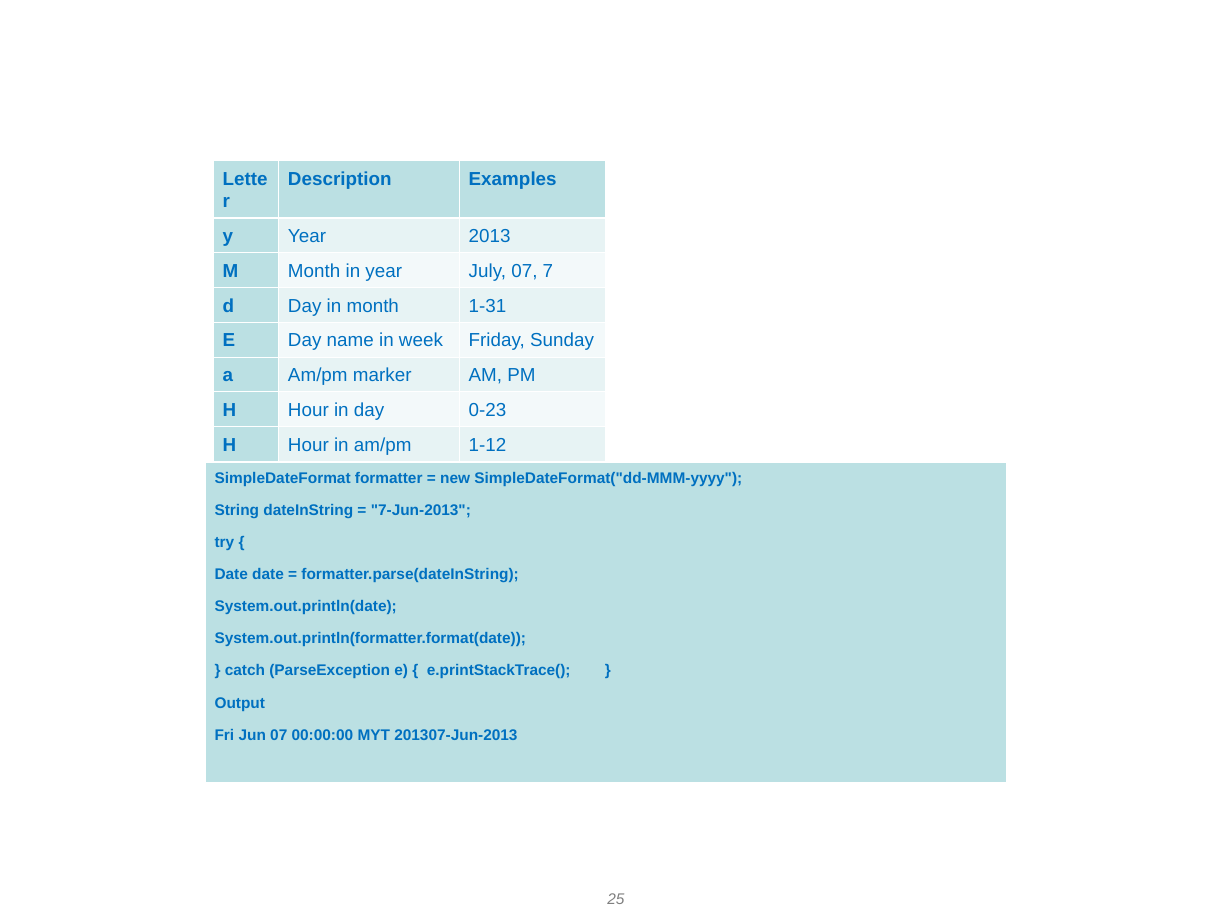
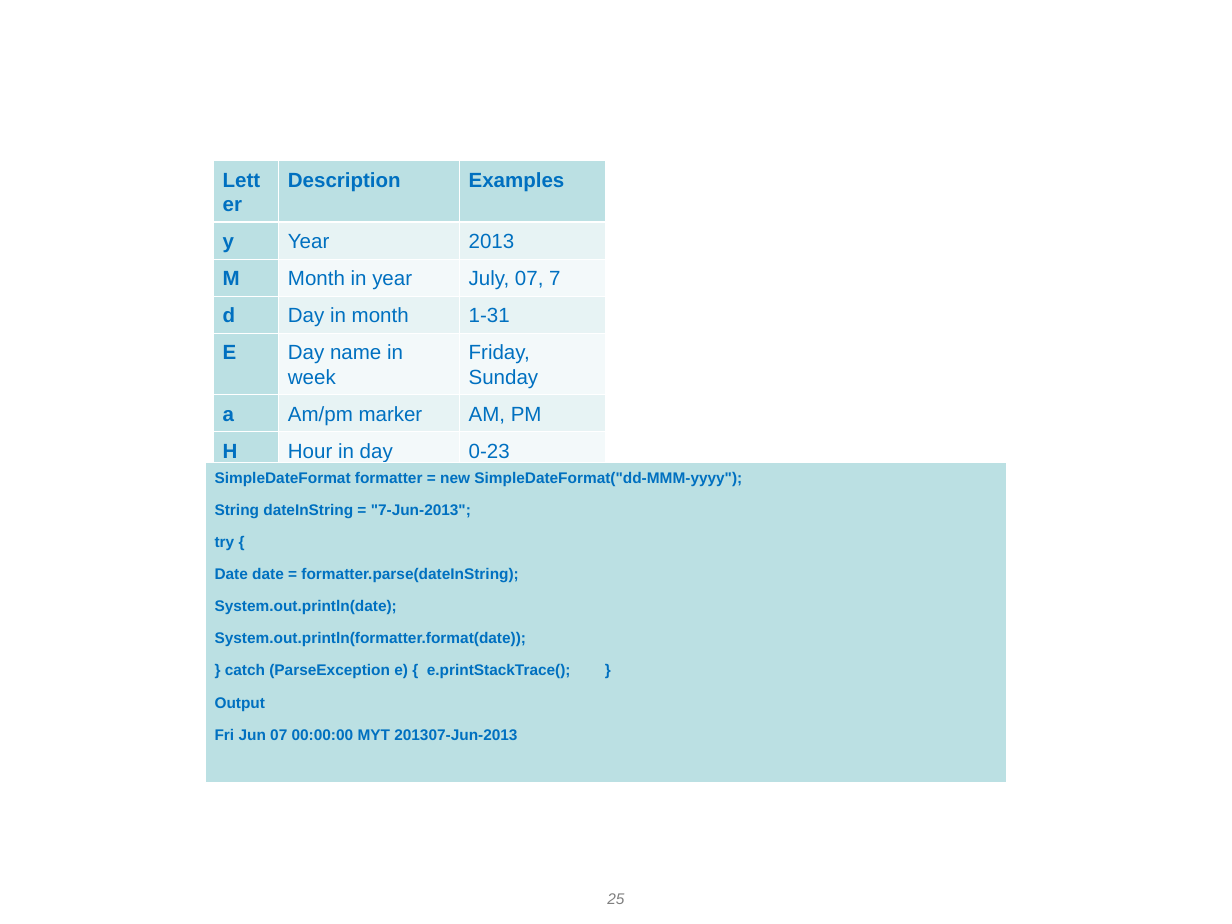
Before and after one commit to sunilkumarg-techbrain/InterviewQuestions, a slide deck: slide 25 of DAY 2 - Basics of Java.ppt. Drawn at 1232x924 pixels with LibreOffice and Linux fonts; fonts in the diff are those of the drawing; background and template pictures are left out. Boxes give left, top, right and bottom in pixels: in the first picture for what was removed or moved away, otherwise in the second. Text is boxed around its words. In the diff, an @@ line names an element or a change of style, - is before the commit and + after.

```diff
--- a/DAY 2 - Basics of Java.ppt
+++ b/DAY 2 - Basics of Java.ppt
@@ table at [213, 160, 606, 577] @@
@@ size 11 to 12 pt @@
```
Also in this commit, not shown: 21 other slides changed, 4 other files.
